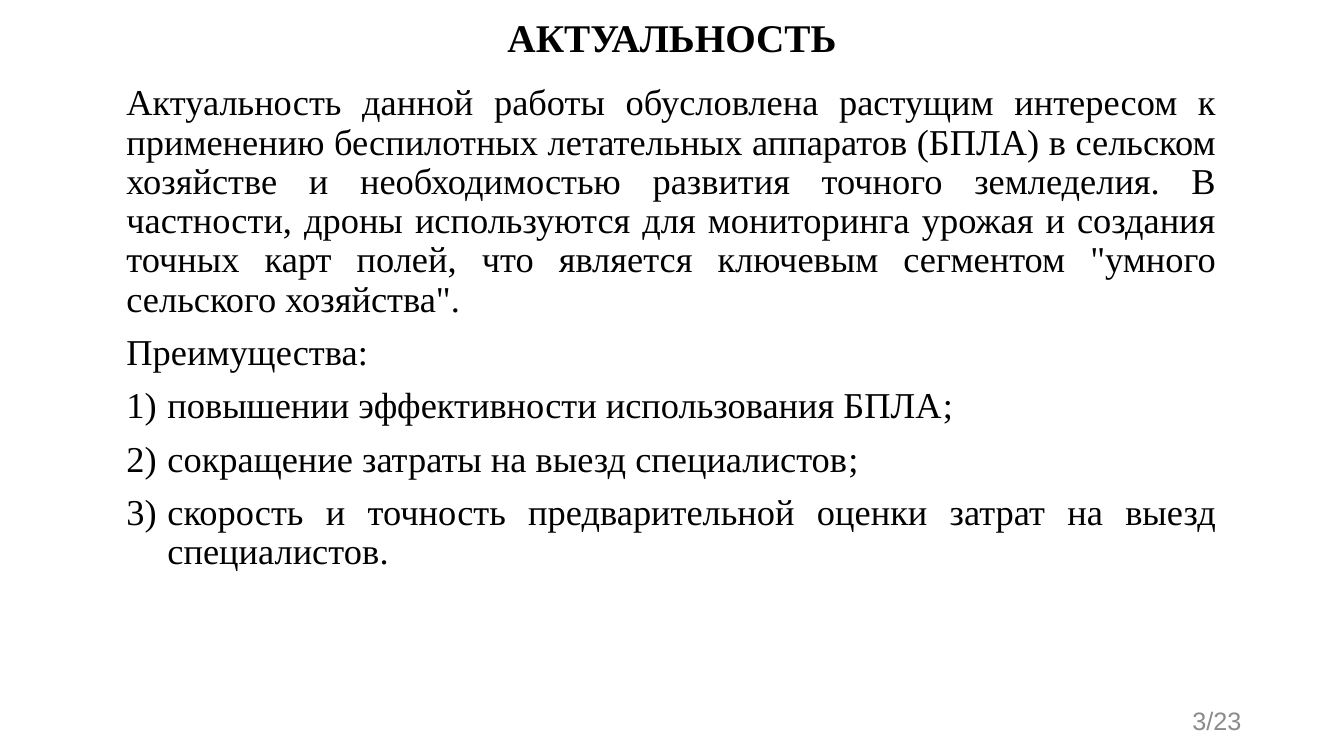
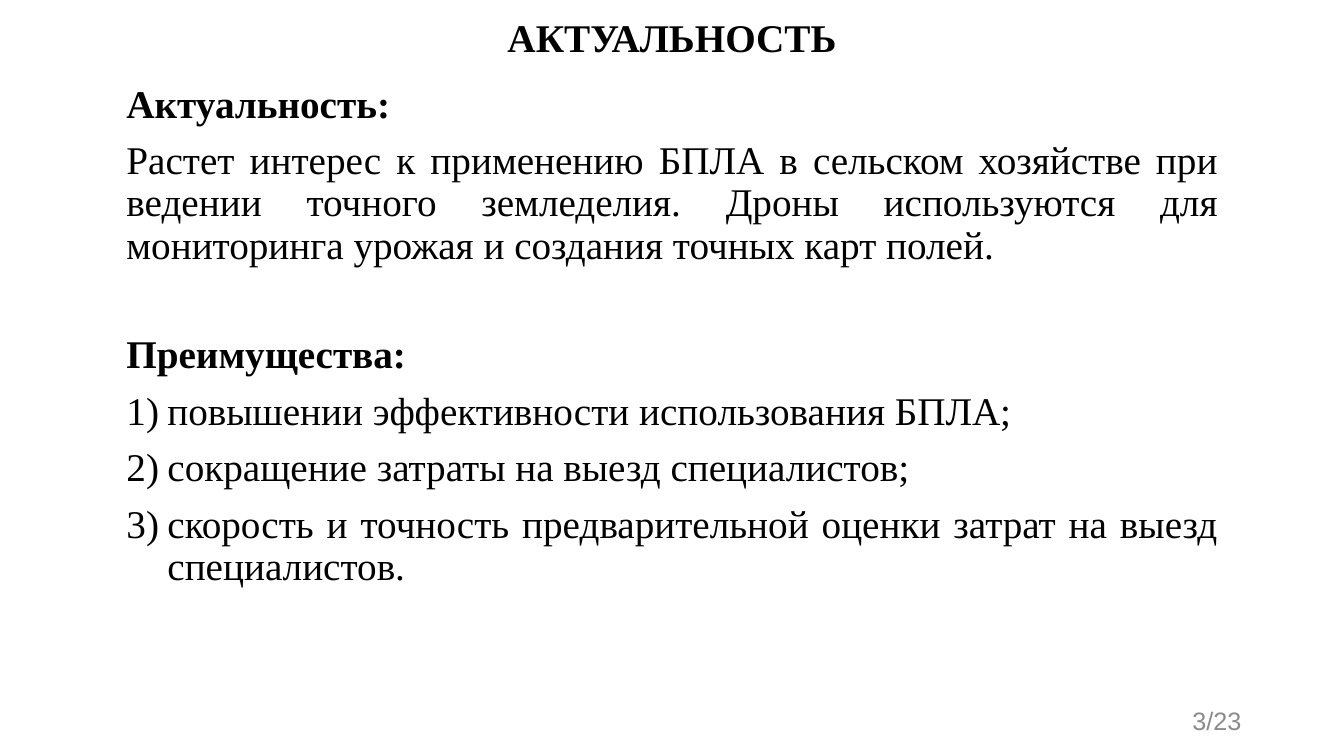
Before and after one commit to evgenkot/uav-route-calculation, a slide deck: slide 3 of doc/GQW/Raschupkin_EV_UAV_Route_Planning.pptx. Drawn at 1344x756 pixels with LibreOffice and Linux fonts; fonts in the diff are those of the drawing. Boxes give left, top, right and bottom in pixels: in the first picture for what was removed or moved away, otherwise in the second. Text is boxed around its words. In the diff, an @@ line names an element or a change of style, - is before the commit and + after.

```diff
--- a/doc/GQW/Raschupkin_EV_UAV_Route_Planning.pptx
+++ b/doc/GQW/Raschupkin_EV_UAV_Route_Planning.pptx
@@ text at bbox=[126, 92, 1218, 266]: text changed; size 26 to 28 pt @@
-Актуальность данной работы обусловлена растущим интересом к применению беспилотных летательных аппаратов (БПЛА) в сельском хозяйстве и необходимостью развития точного земледелия. В частности, дроны используются для мониторинга урожая и создания точных карт полей, что является ключевым сегментом "умного сельского хозяйства".
+Актуальность:
+Растет интерес к применению БПЛА в сельском хозяйстве при ведении точного земледелия. Дроны используются для мониторинга урожая и создания точных карт полей.
@@ text at bbox=[126, 342, 1217, 587]: size 26 to 28 pt in "Преимущества:", "повышении эффективности использования БПЛА;", "сокращение затраты на выезд специалистов;", "скорость и точность предварительной оценки затрат на ..."; bold on in "Преимущества:" @@
```
Also in this commit, not shown: 7 other slides changed, 4 other files.
